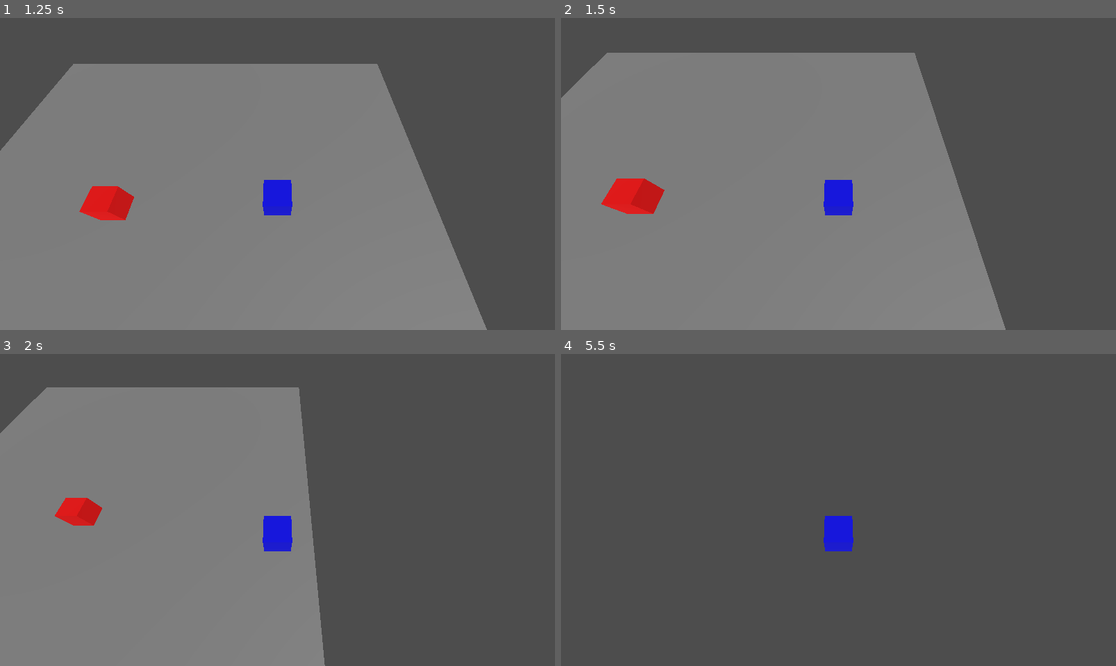
Above: before the commit, frames 1-4 (two rows, left to right).
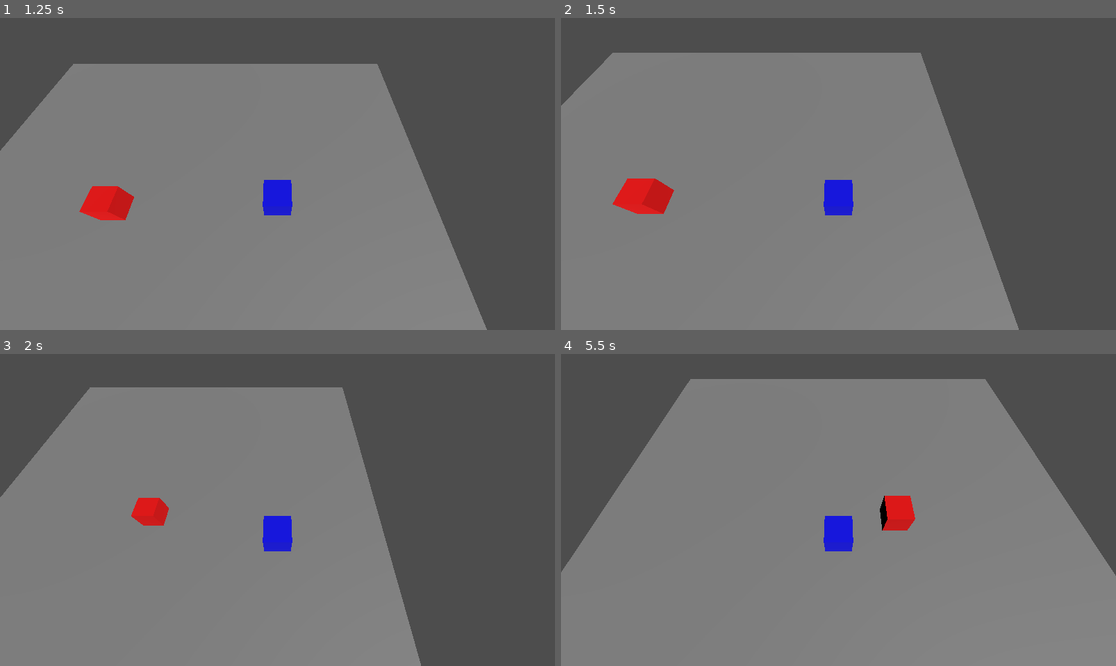
Above: after the commit, the same moments.

Repository: Jovito5s9/Archpelago-Protocol
Game: Godot game, scene res://scenes/map1.tscn
Same seed, same stepped clock (60 frames per second), same inputs: the game is played once before the commit and once after it. The project has no main scene, so this scene is started directly.
Inputs:
- Up to frame 1 (1.25 s): tap Enter (ui_accept) at 0.5, 0.77 s; hold Right (ui_right) from 0.53 s (still down); tap X (punch) at 0.6 s
- Up to frame 2 (1.5 s): release Right (ui_right) at 1.28 s; hold Down (ui_down) from 1.28 s (still down); tap X (punch) at 1.35 s
- Up to frame 3 (2 s): keep holding Down (ui_down); tap Enter (ui_accept) at 1.52 s
- Up to frame 4 (5.5 s): release Down (ui_down) at 2.03 s; hold Right (ui_right) 2.03-2.78 s; tap X (punch) every 0.75 s from 2.1 to 5.1 s; hold Up (ui_up) 2.78-3.53 s; tap Enter (ui_accept) at 3.02, 3.77, 4.52 s; hold Left (ui_left) 3.53-5.03 s; hold Down (ui_down) from 5.03 s (still down)

Frame 1 is identical in both runs. In frame 2, 2.4% of the frame differs, in the area x 0-83%, y 11-100%; in frame 3, 15%; in frame 4, 77%, in the area x 0-100%, y 8-100%.

Commit message:
ataque corrigido + ataque diagonal

Diff:
--- a/scenes/map1.tscn
+++ b/scenes/map1.tscn
@@ -26,5 +26,5 @@
 [node name="DirectionalLight3D" type="DirectionalLight3D" parent="." unique_id=1881919285]
 transform = Transform3D(0.70710677, -0.49999997, 0.49999997, 0, 0.70710677, 0.70710677, -0.70710677, -0.49999997, 0.49999997, 0, 0, 0)
 
-[node name="cubo" parent="." unique_id=1661091355 instance=ExtResource("2_3ti6u")]
+[node name="cubo" parent="." unique_id=1661091355 groups=["enemy"] instance=ExtResource("2_3ti6u")]
 transform = Transform3D(1, 0, 0, 0, 1, 0, 0, 0, 1, -6.2782106, 2.0373893, 1.7396894)
--- a/scenes/player.tscn
+++ b/scenes/player.tscn
@@ -31,4 +31,8 @@
 shape = SubResource("BoxShape3D_3vyb7")
 disabled = true
 
+[node name="MeshInstance3D" type="MeshInstance3D" parent="ataque" unique_id=126716201]
+material_override = SubResource("StandardMaterial3D_3vyb7")
+mesh = SubResource("BoxMesh_3vyb7")
+
 [connection signal="body_entered" from="ataque" to="." method="_on_ataque_acertado"]
--- a/scripts/player.gd
+++ b/scripts/player.gd
@@ -7,84 +7,112 @@
 var last_direction = Vector3()
 
 @onready var ataque = get_node("ataque")
+@onready var col = ataque.get_node("collision")
+
 var pode_atacar = true
 var atacando = false
-var ataque_cowndown = 2
+var ataque_cooldown = 2.0
 
 func _on_ataque_acertado(body: Node3D) -> void:
-	print(body)
 	if body == self:
 		return
-	body.queue_free()
+
+	print("Acertou:", body)
+	print(body.is_in_group("enemy"))
+
+	if body.is_in_group("enemy"):
+		body.queue_free()
 
 func atacar():
 	if not pode_atacar or atacando:
-		print("espere o conwdown")
+		print("espere o cooldown")
 		return
+
+	# garante direção válida
+	if last_direction == Vector3.ZERO:
+		last_direction = -transform.basis.z
+
 	atacando = true
 	pode_atacar = false
+
 	print("atacando")
-	ataque.global_position = last_direction
-	ataque.get_node("collision").disabled = false
 
+	# posiciona ataque na frente do player
+	var offset = last_direction.normalized()
+	ataque.global_position = global_position + offset
+	ataque.look_at(ataque.global_position + last_direction, Vector3.UP)
 
-	await get_tree().create_timer(ataque_cowndown/4).timeout
+	# ativa hitbox
+	col.disabled = false
+
+	# tempo ativo do ataque
+	await get_tree().create_timer(0.1).timeout
+
+	col.disabled = true
+	ataque.global_position = global_position
 	atacando = false
-	ataque.get_node("collision").disabled = true
-	ataque.global_position = global_position
+
 	print("fim do ataque")
 
-	await get_tree().create_timer(ataque_cowndown*3/4).timeout
+	# cooldown
+	await get_tree().create_timer(ataque_cooldown).timeout
 	pode_atacar = true
-	print("liberando do ataque")
+
+	print("liberado ataque")
 
 func _physics_process(delta: float) -> void:
-	#actions
+	# input ataque
 	if Input.is_action_just_pressed("punch"):
 		atacar()
 
-	# Add the gravity.
+	# gravidade
 	if not is_on_floor():
 		velocity += get_gravity() * delta * 1.4
-		if velocity.y<0:
-			velocity.y-= 0.35
+		if velocity.y < 0:
+			velocity.y -= 0.35
 
-	# Handle jump.
+	# pulo
 	if Input.is_action_just_pressed("ui_accept") and is_on_floor():
 		velocity.y = JUMP_VELOCITY
 
-	# Get the input direction and handle the movement/deceleration.
-	# As good practice, you should replace UI actions with custom gameplay actions.
+	# input movimento
 	var input_dir := Input.get_vector("ui_left", "ui_right", "ui_up", "ui_down")
 	var direction := (transform.basis * Vector3(input_dir.x, 0, input_dir.y)).normalized()
 
-	if direction.x:
+	if direction != Vector3.ZERO:
+		last_direction = direction
+
+	# movimento X
+	if direction.x != 0:
 		velocity.x += direction.x * ACCELERATE
-	elif abs(velocity.x)<MAX_SPEED/5:
+	elif abs(velocity.x) < MAX_SPEED / 5:
 		velocity.x = 0
 	else:
-		velocity.x -= direction.x * 0.15
+		velocity.x = move_toward(velocity.x, 0, ACCELERATE)
+
 	if abs(velocity.x) > MAX_SPEED:
-		velocity.x = MAX_SPEED * direction.x
+		velocity.x = MAX_SPEED * sign(velocity.x)
 
-	if direction.z:
+	# movimento Z
+	if direction.z != 0:
 		velocity.z += direction.z * ACCELERATE
-	elif abs(velocity.z)<MAX_SPEED/5:
+	elif abs(velocity.z) < MAX_SPEED / 5:
 		velocity.z = 0
 	else:
-		velocity.z -= direction.z * 0.15
+		velocity.z = move_toward(velocity.z, 0, ACCELERATE)
+
 	if abs(velocity.z) > MAX_SPEED:
-		velocity.z = MAX_SPEED * direction.z
+		velocity.z = MAX_SPEED * sign(velocity.z)
 
-	if not direction:
+	# desaceleração geral
+	if direction == Vector3.ZERO:
 		velocity.x = move_toward(velocity.x, 0, ACCELERATE)
 		velocity.z = move_toward(velocity.z, 0, ACCELERATE)
 
-
-	if direction!=Vector3.ZERO:#rotacao do body
+	# rotação do personagem
+	if direction != Vector3.ZERO:
 		var target = global_position + direction
 		target.y = global_position.y
-		last_direction = target
 		$MeshInstance3D.look_at(target)
 
 	move_and_slide()
